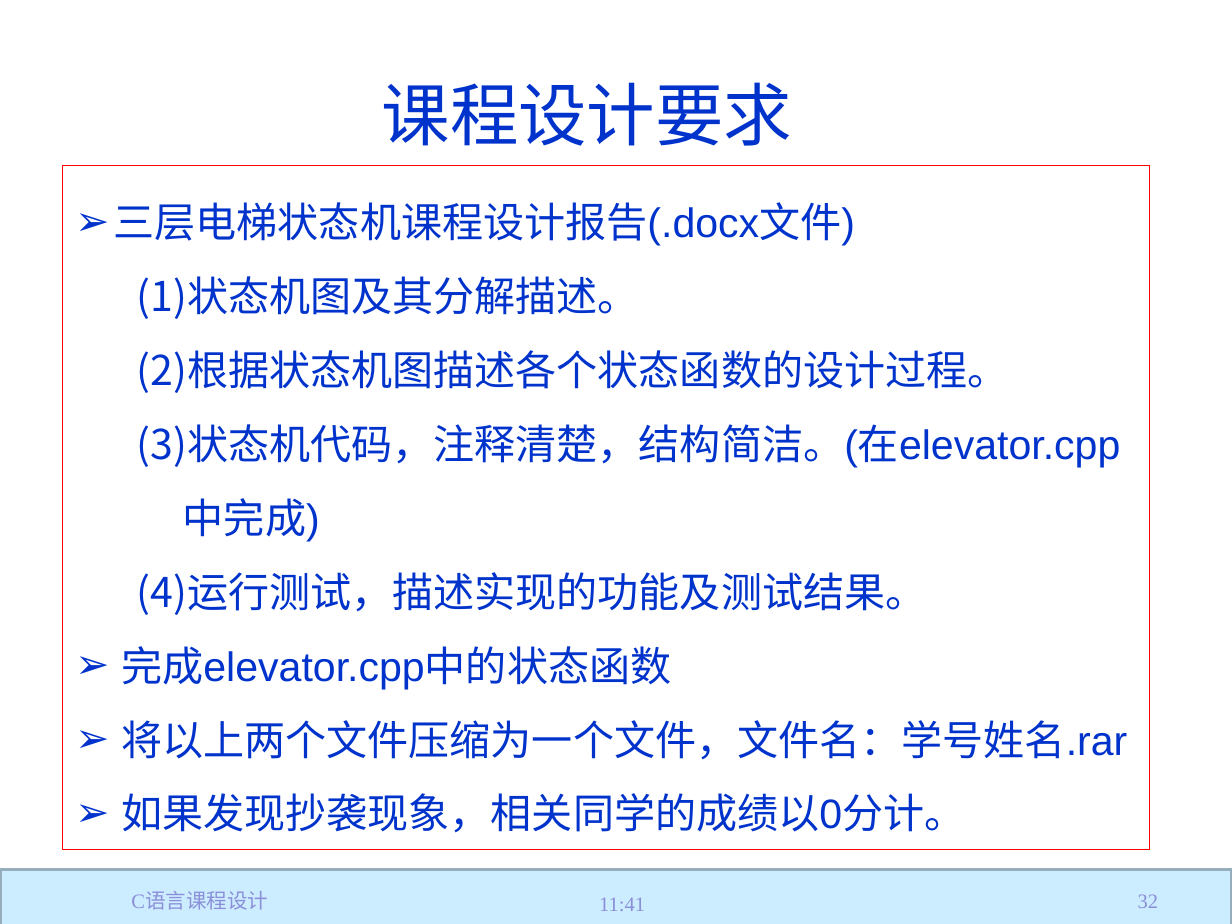
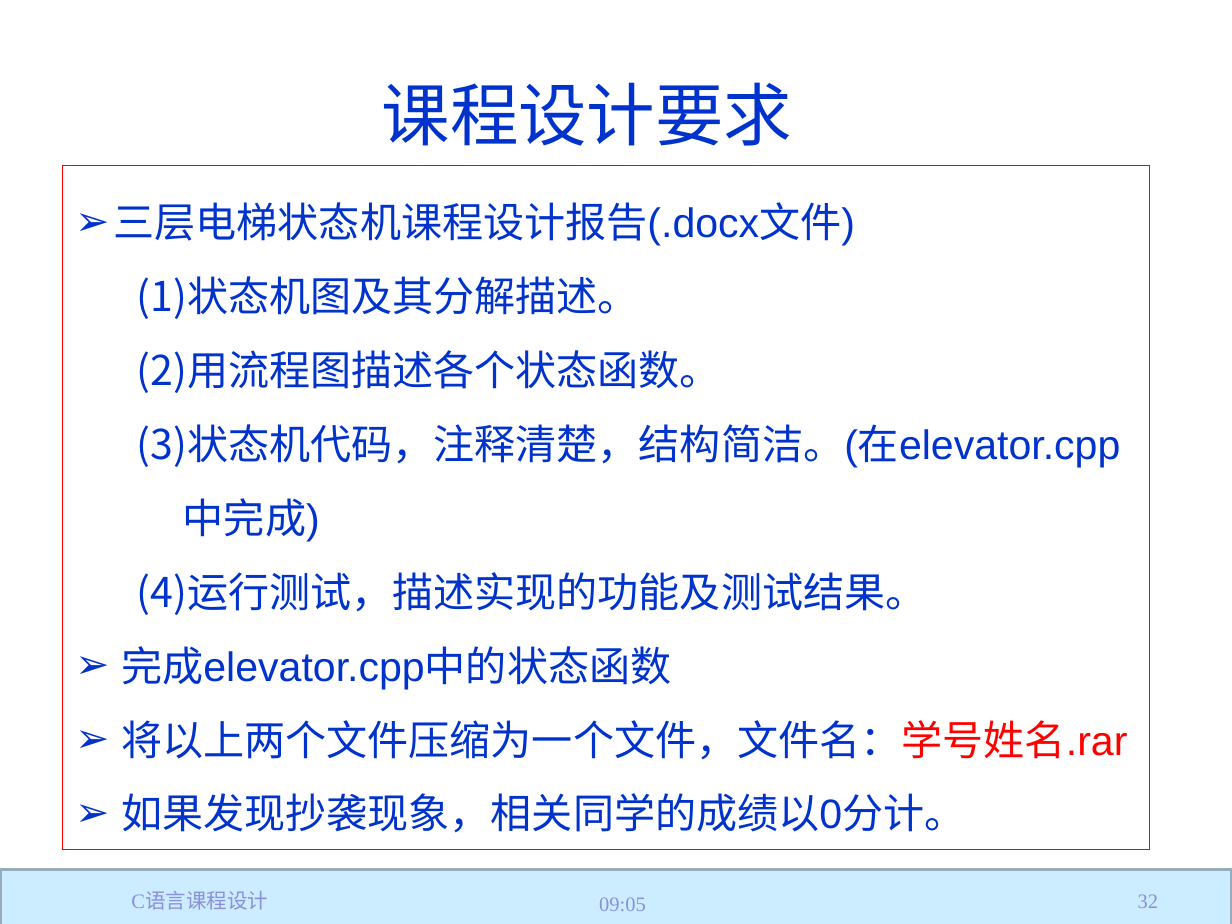
Before and after one commit to jtrfid/C-Repositories, a slide deck: slide 32 of 2017/C语言课程设计/C语言课程设计.pptx. Drawn at 1232x924 pixels with LibreOffice and Linux fonts; fonts in the diff are those of the drawing; background and template pictures are left out. Boxes give left, top, right and bottom in pixels: in the first picture for what was removed or moved away, otherwise in the second. Text is boxed around its words. In the diff, an @@ line names an element or a change of style, - is before the commit and + after.

```diff
--- a/2017/C语言课程设计/C语言课程设计.pptx
+++ b/2017/C语言课程设计/C语言课程设计.pptx
@@ text in rectangle at [137,350,721,393]: text changed @@
-  (2) 根据状态机图描述各个状态函数的设计过程。
+  (2) 用流程图描述各个状态函数。
@@ text in rectangle at [121,720,1127,760]: text colour #0033CC to #FF0000 in "将以上两个文件压缩为一个文件，文件名：学号姓名.rar" @@
@@ text at [599,897,646,911]: text changed @@
-11:41
+09:05
```
Also in this commit, not shown: 56 other slides changed, 4 other files.
